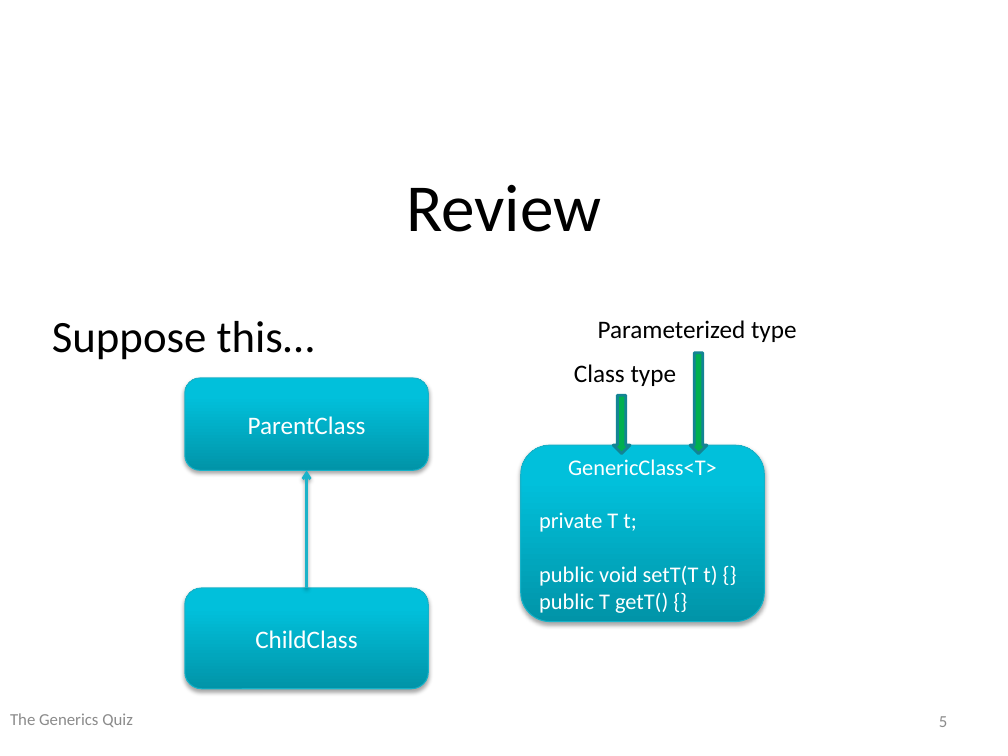
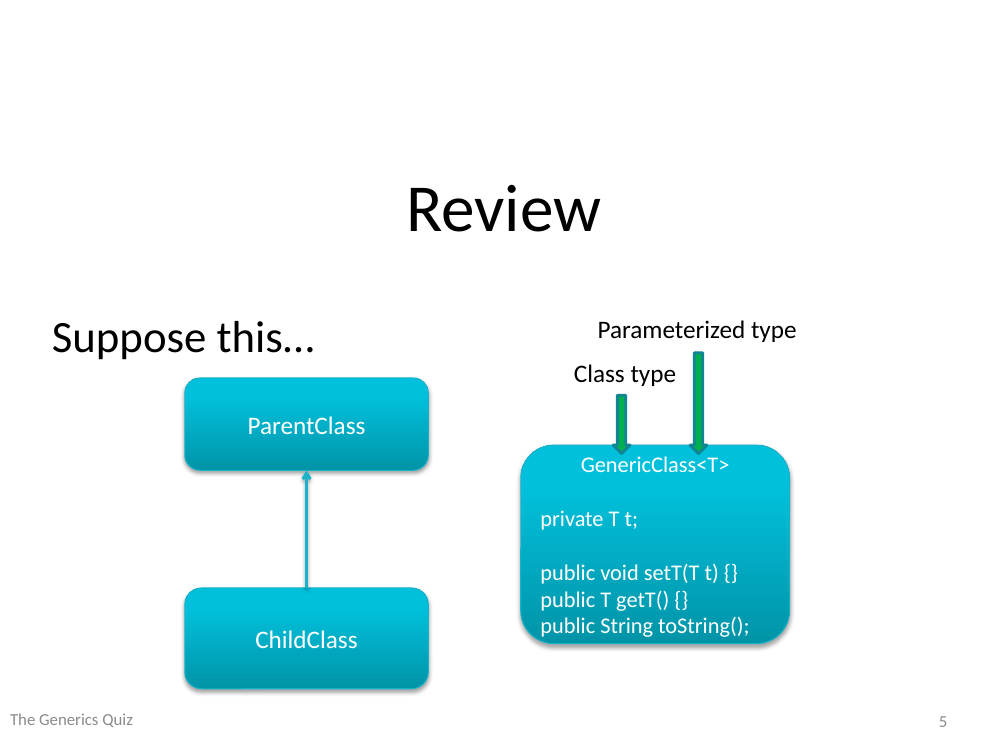
Before and after one commit to ThoughtFlow/advanced_java_with_java_8_lab, a slide deck: slide 5 of doc/Generics/Generics Quiz.pptx. Drawn at 1008x756 pixels with LibreOffice and Linux fonts; fonts in the diff are those of the drawing; background and template pictures are left out. Boxes give left, top, right and bottom in pixels: in the first picture for what was removed or moved away, otherwise in the second. Text is boxed around its words. In the diff, an @@ line names an element or a change of style, - is before the commit and + after.

```diff
--- a/doc/Generics/Generics Quiz.pptx
+++ b/doc/Generics/Generics Quiz.pptx
@@ rounded rectangle "GenericClass<T>": place and size @@
-rounded rectangle "GenericClass<T>" at bbox=[521, 446, 765, 622]
+rounded rectangle "GenericClass<T>" at bbox=[521, 446, 790, 644]
@@ text in rounded rectangle at bbox=[540, 617, 749, 637]: paragraph added @@
+public String toString();
```
Also in this commit, not shown: 1 slide added.
